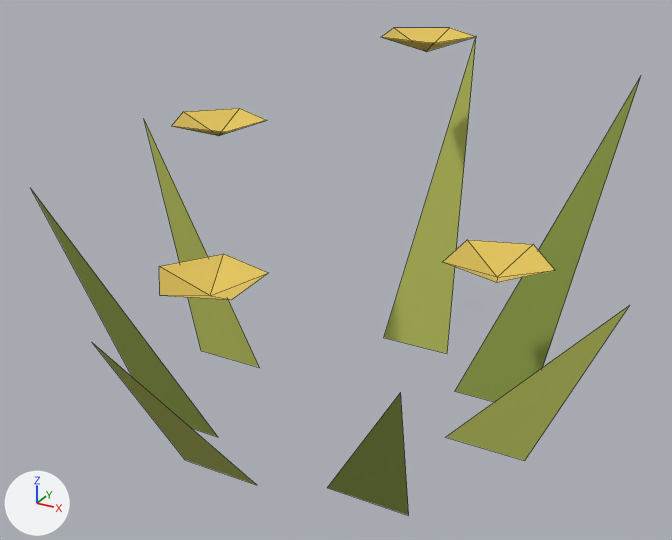
Before and after pictures for a commit that changed the glTF model assets/models/island-nature/flowers.glb.
One viewpoint serves both versions: a 50 mm camera at (0.275, -0.505, 0.363) aimed at (0.0, -0.005, 0.114). Every picture has the same lights, and +X, +Y and +Z are marked at lower left. The first picture is the older version. Mesh edges are drawn as thin lines. Vertices at exactly the same position are counted once.

Objects in the first picture: 'flowers'.
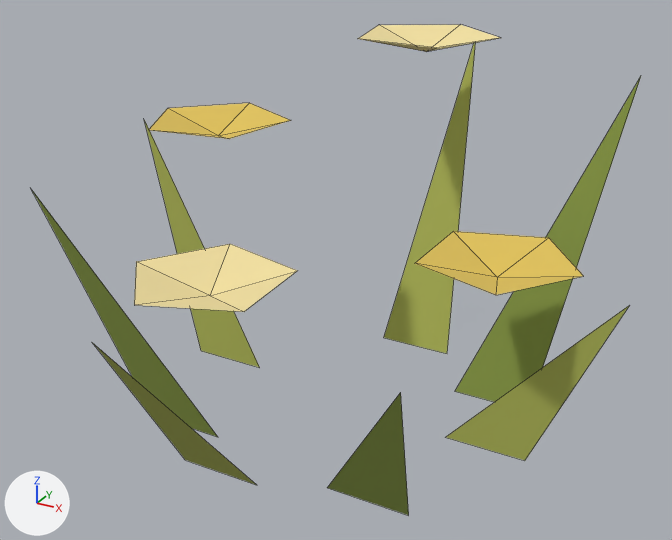
Location of each change, (x1, y1, x2, y2) in pixels of the pictures (672 x 540 px; the box of a moved part takes in the faces that stretch with it):
part 1 of me_flowers, moved or reshaped
    before: (443, 240, 555, 283)
    after: (415, 231, 583, 295)
part 2 of me_flowers, moved or reshaped
    before: (381, 28, 476, 52)
    after: (358, 25, 500, 52)
part 3 of me_flowers, moved or reshaped
    before: (172, 108, 266, 136)
    after: (149, 103, 291, 139)
part 4 of me_flowers, moved or reshaped
    before: (159, 254, 269, 300)
    after: (134, 244, 297, 312)
part 5 of me_flowers, recoloured
    before: (159, 28, 476, 300)
    after: (134, 25, 500, 312)

Edits to the bpy script that builds the scene:
```text
Change me_flowers:
    where me_flowers.from_pydata(...)  # 45 vertices, 27 faces; spans x -0.187..0.19, y -0.183..0.189, z 0.005..0.252
    verts and faces of me_flowers; kept vertices keep their numbers, new ones are numbered from 45
    me_flowers part 1
    add delete_faces([(3, 5, 6), (3, 6, 7), (3, 7, 8), (3, 8, 4)])
    add verts[4] = (0.126, -0.049, 0.142)  # moved, pixel (495, 295)
    add verts[5] = (0.162, 0.0, 0.142)  # moved, pixel (583, 276)
    add verts[6] = (0.068, -0.031, 0.142)  # moved, pixel (414, 263)
    add verts[7] = (0.068, 0.031, 0.142)  # moved, pixel (453, 231)
    add verts[8] = (0.126, 0.049, 0.142)  # moved, pixel (548, 237)
    add faces += [(3, 6, 4), (3, 7, 6), (3, 8, 7), (3, 5, 8)]
    me_flowers part 2
    add delete_faces([(15, 17, 18), (15, 18, 19), (15, 19, 20), (15, 20, 16)])
    add verts[16] = (0.06, 0.121, 0.252)  # moved, pixel (501, 37)
    add verts[17] = (0.014, 0.161, 0.252)  # moved, pixel (460, 24)
    add verts[18] = (0.036, 0.065, 0.252)  # moved
    add verts[19] = (-0.024, 0.07, 0.252)  # moved, pixel (357, 38)
    add verts[20] = (-0.038, 0.13, 0.252)  # moved, pixel (378, 24)
    add faces += [(15, 18, 16), (15, 19, 18), (15, 20, 19), (15, 17, 20)]
    me_flowers part 3
    add delete_faces([(27, 29, 30), (27, 30, 31), (27, 31, 32), (27, 32, 28)])
    add verts[28] = (-0.116, 0.071, 0.197)  # moved, pixel (249, 102)
    add verts[29] = (-0.16, 0.028, 0.197)  # moved, pixel (167, 108)
    add verts[30] = (-0.062, 0.042, 0.197)  # moved, pixel (291, 120)
    add verts[31] = (-0.072, -0.018, 0.197)  # moved, pixel (229, 138)
    add verts[32] = (-0.133, -0.027, 0.197)  # moved, pixel (148, 130)
    add faces += [(27, 30, 28), (27, 31, 30), (27, 32, 31), (27, 29, 32)]
    me_flowers part 4
    add delete_faces([(39, 41, 42), (39, 42, 43), (39, 43, 44), (39, 44, 40)])
    add verts[40] = (-0.081, -0.109, 0.142)  # moved, pixel (136, 261)
    add verts[41] = (-0.042, -0.156, 0.142)  # moved, pixel (134, 305)
    add verts[42] = (-0.047, -0.058, 0.142)  # moved, pixel (230, 243)
    add verts[43] = (0.012, -0.074, 0.142)  # moved, pixel (297, 270)
    add verts[44] = (0.015, -0.135, 0.142)  # moved, pixel (244, 311)
    add faces += [(39, 42, 40), (39, 43, 42), (39, 44, 43), (39, 41, 44)]
    me_flowers part 5: 6 kept faces spanning x -0.081..0.06, y -0.156..0.161, z 0.13..0.252 get new vertex colours; the middle colour goes from yellow #e1c35b to beige #f2e0a1
```
